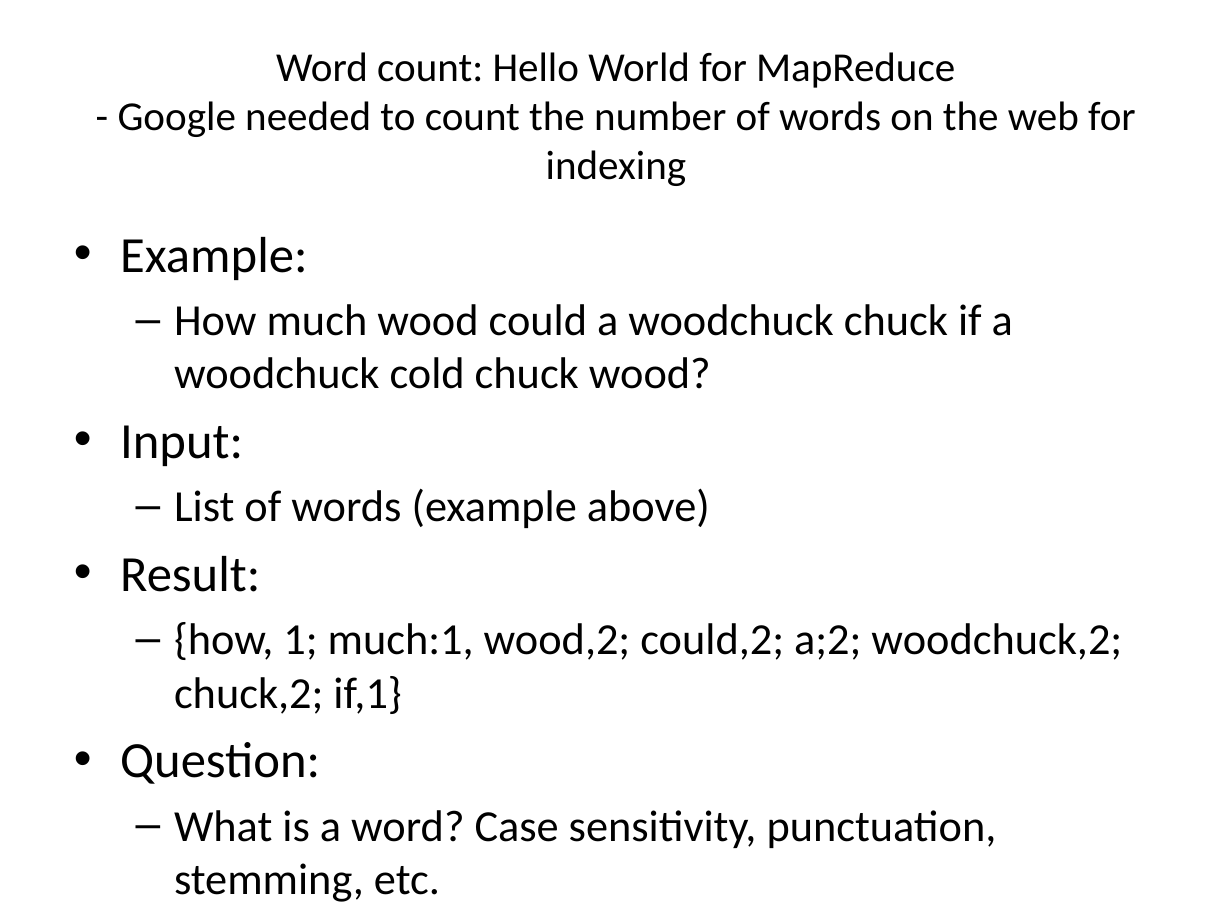
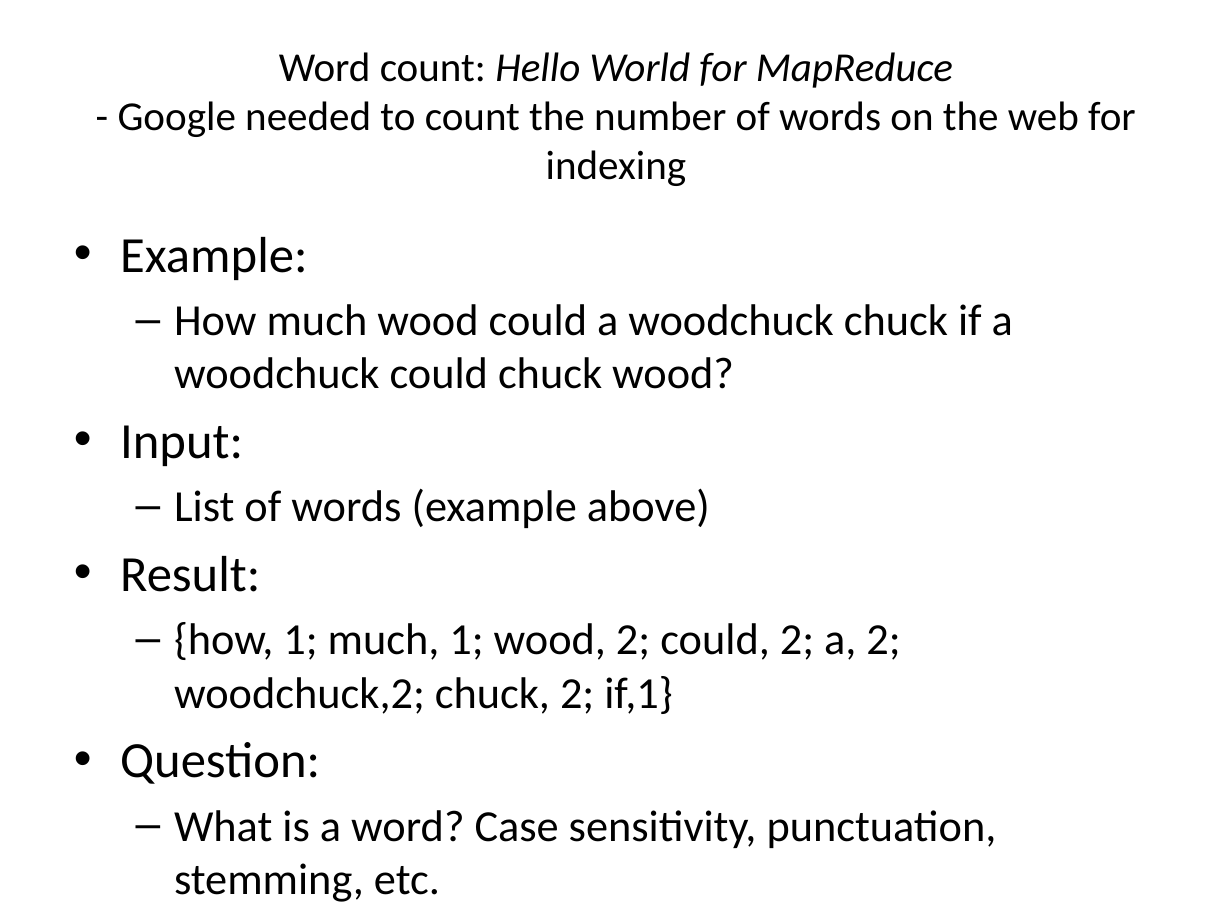
Before and after one commit to jayurbain/HadoopIntro, a slide deck: slide 7 of MapReduce 1.pptx. Drawn at 1232x924 pixels with LibreOffice and Linux fonts; fonts in the diff are those of the drawing. Boxes give left, top, right and bottom in pixels: in the first picture for what was removed or moved away, otherwise in the second. Text is boxed around its words. In the diff, an @@ line names an element or a change of style, - is before the commit and + after.

Commit message:
updated

```diff
--- a/MapReduce 1.pptx
+++ b/MapReduce 1.pptx
@@ title "Word count: Hello World for ..." at box(118, 52, 1136, 186): italic on in "Hello World for MapReduce" @@
@@ text at box(174, 304, 1013, 389): text changed @@
-  – How much wood could a woodchuck chuck if a woodchuck cold chuck wood?
+  – How much wood could a woodchuck chuck if a woodchuck could chuck wood?
@@ text at box(174, 622, 900, 714): text changed @@
-  – {how, 1; much:1, wood,2; could,2; a;2; woodchuck,2; chuck,2; if,1}
+  – {how, 1; much, 1; wood, 2; could, 2; a, 2; woodchuck,2; chuck, 2; if,1}
```
Also in this commit, not shown: 12 other slides changed.
